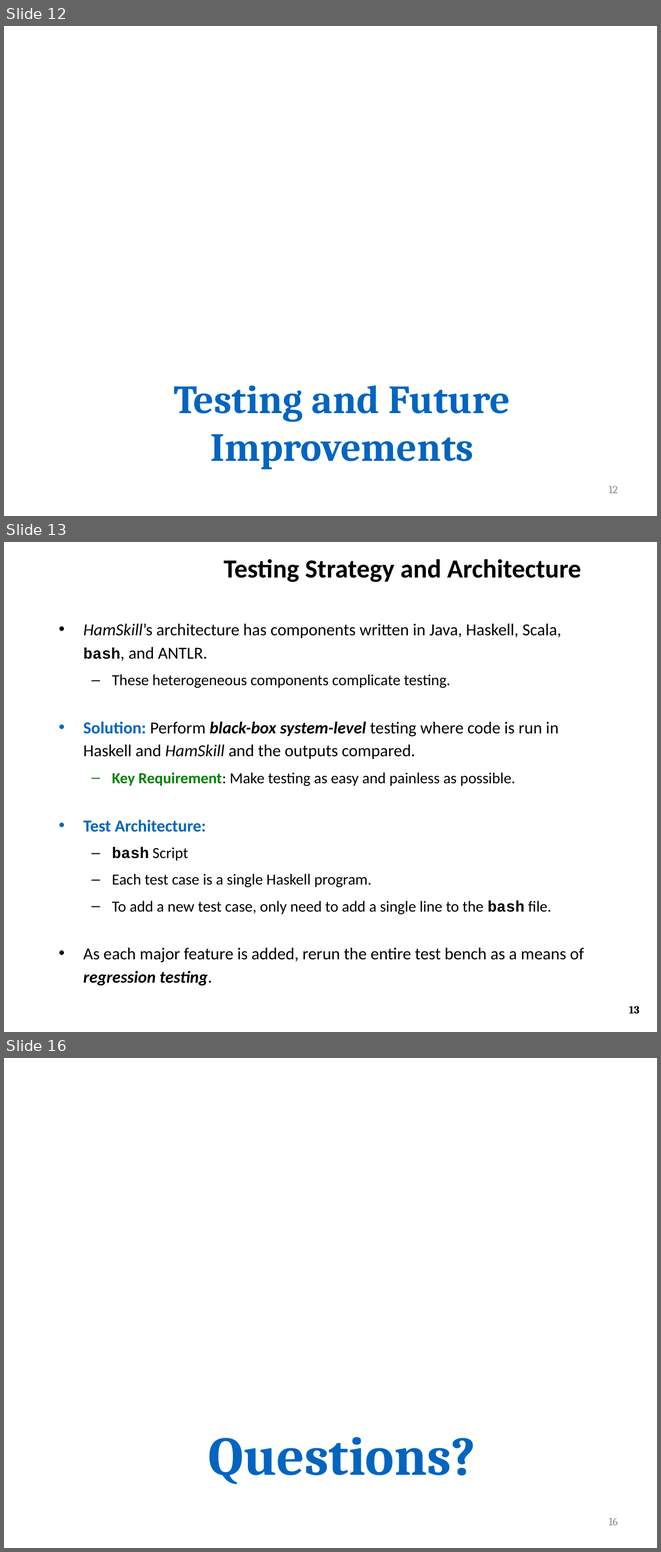
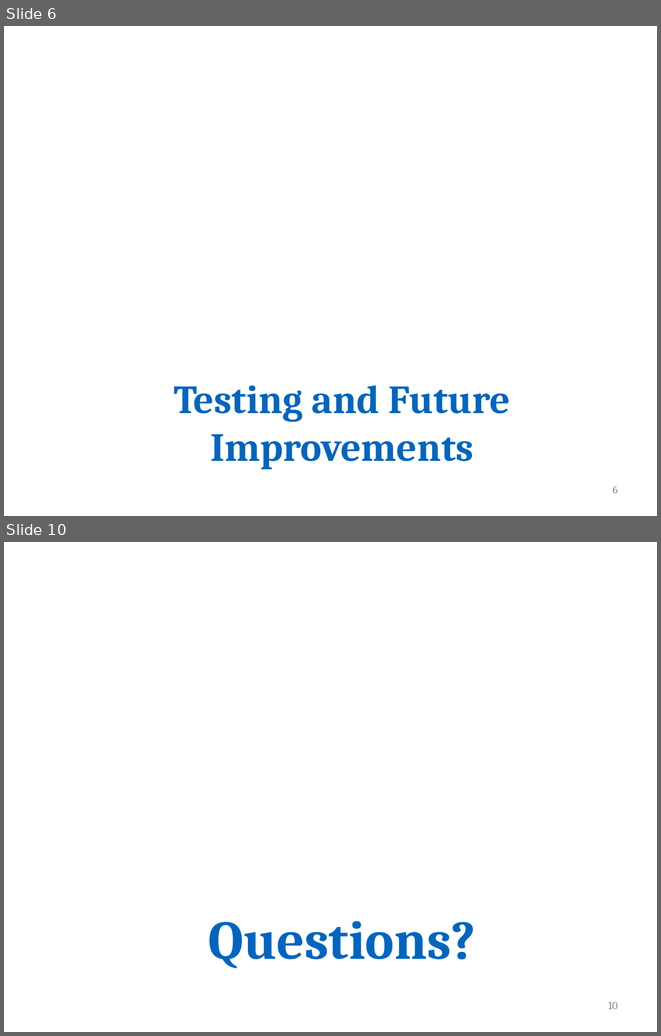
Before and after one commit to ZaydH/CS252, a slide deck: Project/Project_Presentation/Zayd_Hammoudeh_-_HamSkill_Run_Haskell_Anywhere.pptx. Shown one above the other, each under a label of ours: slides 12, 13 and 16 before the commit, slides 6 and 10 after it; the slides between them are not shown. The pictures are 661x1552 and 661x1036 pixels, drawn with LibreOffice and Linux fonts; fonts in the diff are those of the drawing; background and template pictures are left out. Boxes give left, top, right and bottom in pixels: in the first picture for what was removed or moved away, otherwise in the second. Text is boxed around its words. In the diff, an @@ line names an element or a change of style, - is before the commit and + after.

```diff
--- a/Project/Project_Presentation/Zayd_Hammoudeh_-_HamSkill_Run_Haskell_Anywhere.pptx
+++ b/Project/Project_Presentation/Zayd_Hammoudeh_-_HamSkill_Run_Haskell_Anywhere.pptx
@@ slide 13 removed at [4,542,657,1032], background #FFFFFF @@
@@ title removed at [223,559,581,582] @@
-Testing Strategy and Architecture
@@ text removed at [84,623,584,986] @@
-• HamSkill’s architecture has components written in Java, Haskell, Scala, bash, and ANTLR.
-  – These heterogeneous components complicate testing.
-• Solution: Perform black-box system-level testing where code is run in Haskell and HamSkill and the outputs compared.
-  – Key Requirement: Make testing as easy and painless as possible.
-• Test Architecture:
-  – bash Script
-  – Each test case is a single Haskell program.
-  – To add a new test case, only need to add a single line to the bash file.
-• As each major feature is added, rerun the entire test bench as a means of regression testing.
@@ page number removed at [629,1006,639,1013] @@
-13
@@ what was slide 12 is now slide 6 @@
@@ page number at [612,486,618,493]: text changed @@
-12
+6
@@ what was slide 16 is now slide 10 @@
@@ page number at [608,1002,618,1009]: text changed @@
-16
+10
```
Also in this commit, not shown: 5 slides changed, 7 other slides removed.
